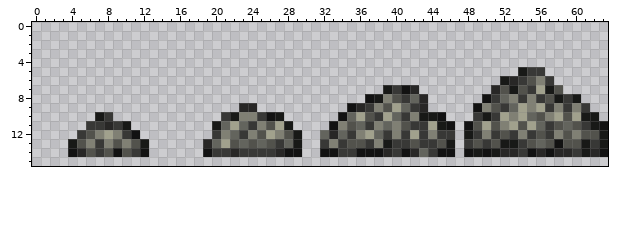
A pixel-art sprite gets an edit: content/Materials/Misc/resource.mortar.png. Above is the file before it was changed.
The file is 64x16 pixels. The old version is drawn lined up with the new one.
New version:
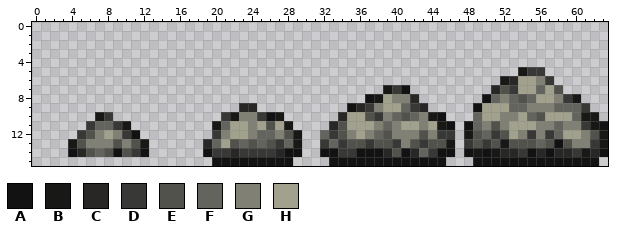
Palette (. is transparent): A #121212  B #181917  C #282726  D #383836  E #52524c  F #63645d  G #808074  H #a1a18d
Changes in this commit:
whole drawing moved by +0,-1 (the old picture is shown already moved)
Colour A is added in row 15 at x 20 to 28, 33 to 45 and 49 to 62.
Colour C replaces colour A in row 10 at x 34; in row 11 at x 33.
Colour C replaces colour F in row 8 at x 42.
Colour D replaces colour B in row 7 at x 53.
Colour D replaces colour C in row 12 at x 33.
Colour E replaces colour B in row 13 at x 39 and 53.
Colour E replaces colour D in row 8 at x 54; in row 10 at x 41; in row 12 at x 39, 43 and 49; in row 13 at x 44 and 54; in row 14 at x 40.
Colour E replaces colour F in row 12 at x 34.
Colour E replaces colour G in row 11 at x 34; in row 13 at x 38.
Colour F replaces colour C in row 11 at x 8.
Colour F replaces colour D in row 8 at x 51; in row 9 at x 59; in row 10 at x 49; in row 11 at x 7; in row 14 at x 7.
Colour F replaces colour E in row 11 at x 49 and 58; in row 12 at x 25.
Colour F replaces colour G in row 8 at x 53 and 55; in row 9 at x 58 and 60; in row 10 at x 42; in row 12 at x 50 and 58; in row 13 at x 33.
Colour F replaces colour H in row 7 at x 56; in row 9 at x 54; in row 10 at x 60; in row 12 at x 26.
Colour G replaces colour B in row 8 at x 58; in row 10 at x 43; in row 13 at x 61.
Colour G replaces colour D in row 8 at x 41; in row 9 at x 57; in row 11 at x 24, 43 and 57; in row 12 at x 35 and 41; in row 13 at x 7 and 41.
Colour G replaces colour E in row 8 at x 40; in row 11 at x 60; in row 12 at x 56 and 61; in row 13 at x 60.
Colour G replaces colour F in row 8 at x 52; in row 11 at x 56 and 59.
Colour G replaces colour H in row 9 at x 56; in row 10 at x 39 and 52; in row 11 at x 50; in row 12 at x 37 and 42.
Colour H replaces colour B in row 7 at x 57; in row 10 at x 50.
Colour H replaces colour D in row 6 at x 54; in row 7 at x 55; in row 8 at x 56; in row 9 at x 52; in row 10 at x 51; in row 11 at x 37 and 42.
Colour H replaces colour D in row 12 at x 23 and 53.
Colour H replaces colour E in row 6 at x 55; in row 7 at x 54; in row 8 at x 57; in row 9 at x 39 and 51; in row 10 at x 59; in row 11 at x 35, 41 and 54.
Colour H replaces colour E in row 12 at x 59.
Colour H replaces colour F in row 10 at x 35; in row 11 at x 23 and 36; in row 12 at x 22.
Colour H replaces colour G in row 8 at x 39; in row 9 at x 50; in row 10 at x 57; in row 11 at x 25; in row 12 at x 36 and 60.
The edit erases colour C in row 7 at x 42; in row 8 at x 43.
